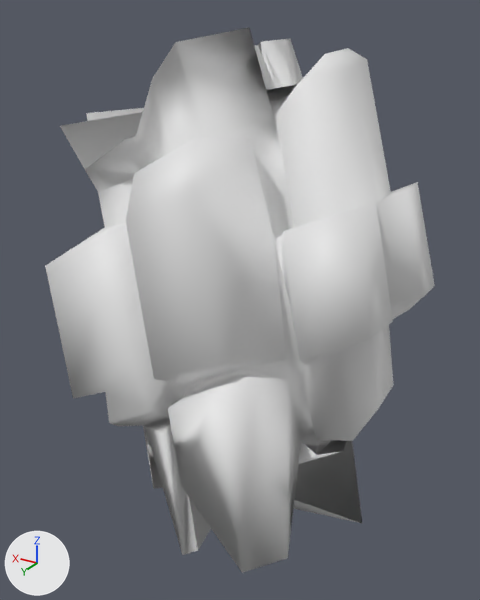
Renders of the OBJ model src/main/resources/assets/kn8/meshes/kaiju_no10_giant/forearm_left.obj from each side of a commit.
One viewpoint serves both versions: a camera (50 mm lens) standing at (-9.13, 2.75, 15.86) and looking at (-6.11, -2.27, 13.35). The axes (+X, +Y, +Z) are drawn at lower left. The lights are the same throughout. The picture after the commit comes second. Where no turn or scale is listed for an object, it has been applied to the vertices. Vertices at exactly the same position are counted once.

The first picture shows 'forearm_left'.
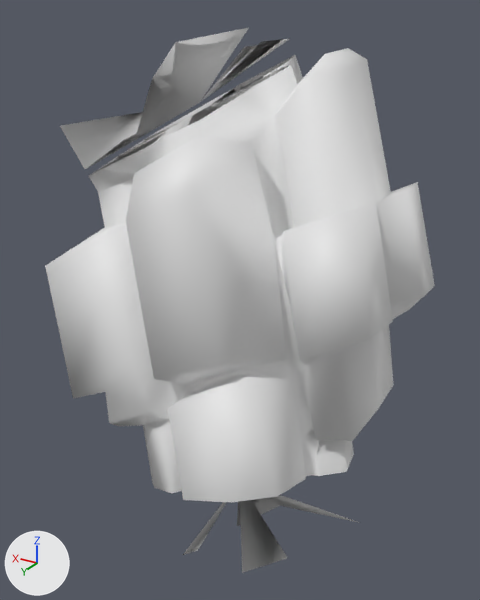
The change, as a list of edits to the scene's bpy script:
```text
Change me_forearm_left:
    used by ob_forearm_left; location = (0.0, 0.0, 0.0)
    remove me_forearm_left.from_pydata(...)  # 220 vertices, 436 faces; spans x -7.81..-4.64, y -3.98..-0.77, z 11.09..15.76
    add me_forearm_left.from_pydata(...)  # 319 vertices, 544 faces; spans x -7.81..-4.74, y -3.98..-0.77, z 11.09..15.76
    me_forearm_left part 1
    2 vertices are removed from x -4.71..-4.64, y -2.28..-1.96, z 14.96..15.02
    42 faces are deleted
    51 vertices are added at x -6.42..-4.87, y -3.63..-1.57, z 14.54..15.49
    89 new faces join them
    me_forearm_left part 2
    2 vertices are removed from x -6.32..-5.86, y -1.39..-1.13, z 11.48..11.8
    33 faces are deleted
    52 vertices are added at x -7.46..-5.84, y -2.4..-0.83, z 11.67..12.28
    94 new faces join them
```

Pixel boxes (x1, y1, x2, y2) of what changed, in the pictures (480 x 600 px):
part 1 of me_forearm_left, cut back
    before: (85, 28, 303, 192)
    after: (89, 39, 303, 192)
part 2 of me_forearm_left, cut back
    before: (143, 377, 362, 573)
    after: (143, 377, 354, 503)
